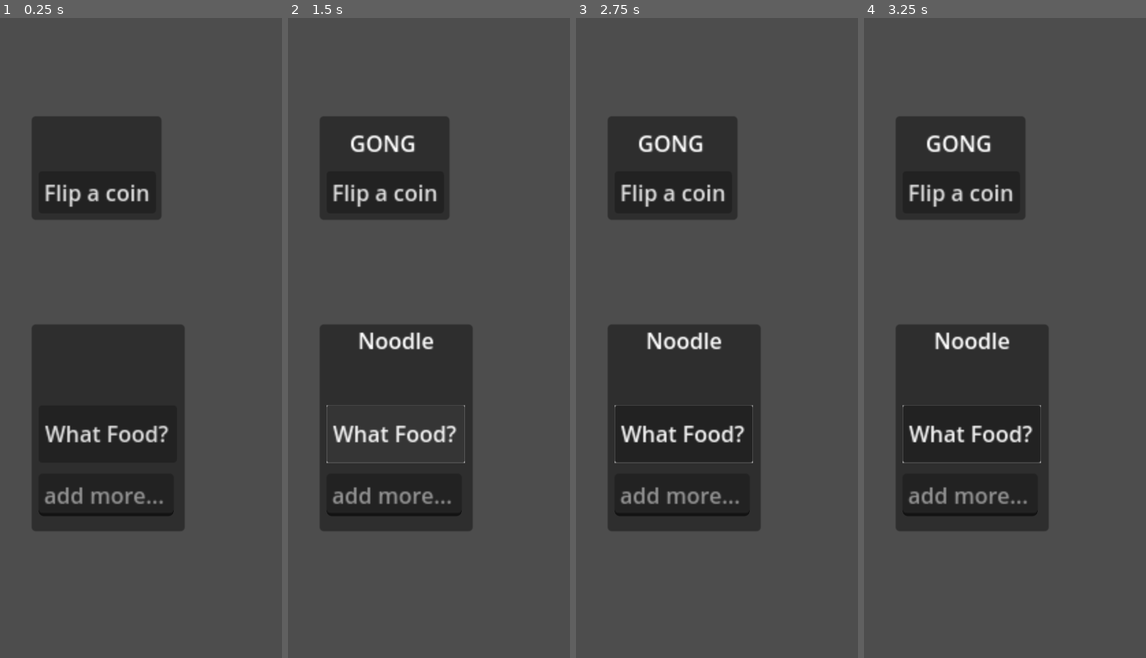
Above: before the commit, frames 1-4 (left to right).
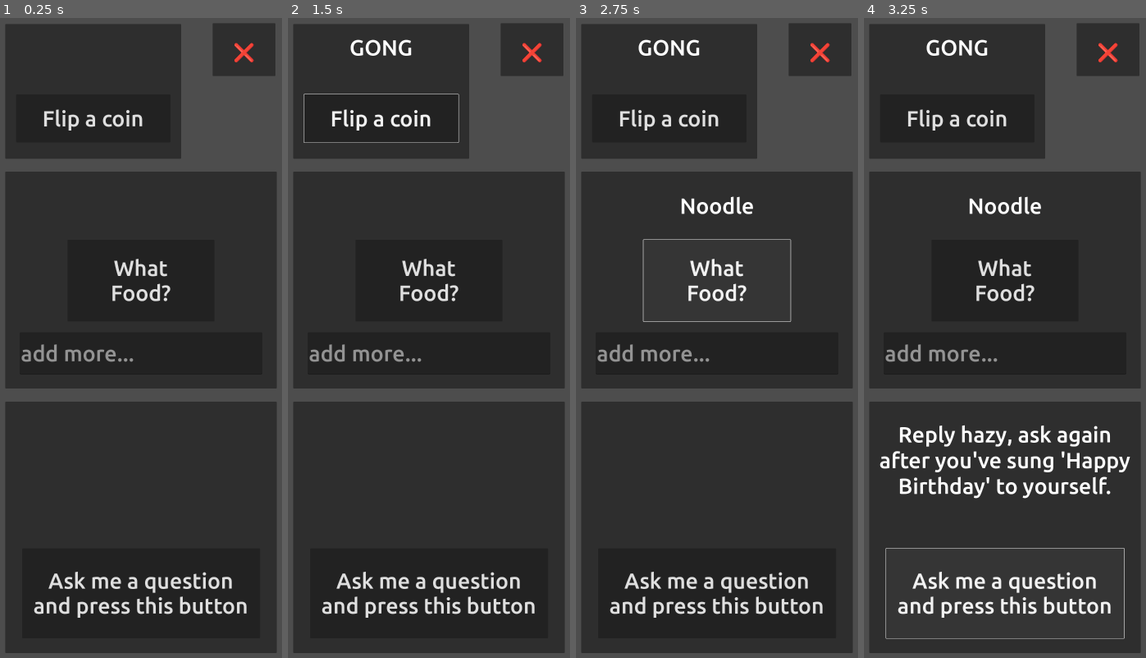
Above: after the commit, the same moments.

Repository: edorain/Food-Chooser
Game: Godot game, scene res://home.tscn
Two runs of this game, one before a commit and one after it. Both use one fixed random seed, a clock stepped at 60 frames per second and the inputs below.
Inputs (mouse positions are in pixels of both pictures, inside the frame that each line leads up to):
- Up to frame 1 (0.25 s): no input
- Up to frame 2 (1.5 s): click "Flip a coin" at 0.5 s; click (395, 434) at 1.25 s, where only the run before the commit has a clickable "What Food?"
- Up to frame 3 (2.75 s): click (717, 280) at 2 s, where only the run after the commit has a clickable "What Food?"
- Up to frame 4 (3.25 s): click (1005, 594) at 2.75 s, where only the run after the commit has a clickable "Ask me a question and press t…"

The runs differ from the first frame. In frame 1, 66% of the frame differs, in the area x 2-98%, y 0-100%; in frame 2, 67%; in frame 3, 61%; in frame 4, 58%.

Commit message:
It's the working prototype!

Diff:
--- /dev/null
+++ b/ButtonStyles/DangerButton.tres
@@ -0,0 +1,15 @@
+[gd_resource type="StyleBoxFlat" format=3 uid="uid://ycfn38tonoas"]
+
+[resource]
+bg_color = Color(0.313726, 0, 0, 1)
+border_width_left = 8
+border_width_top = 8
+border_width_right = 8
+border_width_bottom = 8
+border_color = Color(0.0745098, 0, 0, 1)
+corner_radius_top_left = 48
+corner_radius_top_right = 48
+corner_radius_bottom_right = 48
+corner_radius_bottom_left = 48
+shadow_size = 15
+shadow_offset = Vector2(8, 8)
--- /dev/null
+++ b/ButtonStyles/NormalButton.tres
@@ -0,0 +1,15 @@
+[gd_resource type="StyleBoxFlat" format=3 uid="uid://h475y4t8uv5p"]
+
+[resource]
+bg_color = Color(0.431373, 0.32549, 0.109804, 1)
+border_width_left = 8
+border_width_top = 8
+border_width_right = 8
+border_width_bottom = 8
+border_color = Color(0.960784, 0.776471, 0.192157, 1)
+corner_radius_top_left = 70
+corner_radius_top_right = 70
+corner_radius_bottom_right = 70
+corner_radius_bottom_left = 70
+shadow_size = 15
+shadow_offset = Vector2(8, 8)
--- /dev/null
+++ b/ButtonStyles/NormalButtonHover.tres
@@ -0,0 +1,15 @@
+[gd_resource type="StyleBoxFlat" format=3 uid="uid://05gqjt8w8k3n"]
+
+[resource]
+bg_color = Color(0.6, 0.458824, 0.172549, 1)
+border_width_left = 8
+border_width_top = 8
+border_width_right = 8
+border_width_bottom = 8
+border_color = Color(1, 1, 1, 1)
+corner_radius_top_left = 70
+corner_radius_top_right = 70
+corner_radius_bottom_right = 70
+corner_radius_bottom_left = 70
+shadow_size = 15
+shadow_offset = Vector2(8, 8)
--- a/CoinFlipper.gd
+++ b/CoinFlipper.gd
@@ -1,11 +1,43 @@
 extends Control
 
 # Setting the buttons type
-enum button_types {CoinFlipper,RandomFood}
+enum button_types {CoinFlipper,RandomFood,Magic8Ball}
 @export var button_function = button_types.CoinFlipper
 
 enum sides {GONG,HUA}
 var food_types = ["Noodle","Rice","Bread"]
+var wisdom_by_magic = [
+	"Outlook hazy, try again after you've had your morning coffee.",
+	"Sorry, I can't answer that until you finish your broccoli.",
+	"Signs point to yes, but only if you dance like a chicken for 10 seconds.",
+	"Don't count on it, unless you can make a convincing argument in rhyming couplets.",
+	"My sources say no, but my gut says maybe if you give me a cookie.",
+	"Reply hazy, ask again after you've done 20 jumping jacks.",
+	"As I see it, yes, but only if you wear a clown nose for the rest of the day.",
+	"Cannot predict now, unless you answer this riddle: what has four legs in the morning, two legs in the afternoon, and three legs in the evening?",
+	"Outlook not so good, unless you do a silly dance and make everyone around you laugh.",
+	"My reply is no, but if you tell me a funny joke, I might change my mind.",
+	"Signs point to yes, but only if you speak in a British accent for the next hour.",
+	"Don't count on it, unless you can successfully balance a spoon on your nose.",
+	"My sources say no, but if you do a cartwheel right now, they might change their minds.",
+	"Reply hazy, ask again after you've worn your underwear on your head for 10 minutes.",
+	"As I see it, yes, but only if you sing 'I Will Survive' at the top of your lungs.",
+	"Cannot predict now, unless you do a handstand and hold it for 10 seconds.",
+	"Outlook not so good, unless you tell me a funny story about a talking unicorn.",
+	"My reply is no, but if you give me a high-five, I might reconsider.",
+	"Signs point to yes, but only if you do the hokey-pokey and turn yourself around.",
+	"Don't count on it, unless you can juggle three oranges while standing on one foot.",
+	"My sources say no, but if you do a victory dance, they might change their minds.",
+	"Reply hazy, ask again after you've whispered 'Abracadabra' three times.",
+	"As I see it, yes, but only if you do a silly walk for the next 5 minutes.",
+	"Cannot predict now, unless you recite the alphabet backwards.",
+	"Outlook not so good, unless you make a funny face and hold it for 10 seconds.",
+	"My reply is no, but if you give me a hug, I might change my mind.",
+	"Signs point to yes, but only if you say 'please' in a funny voice.",
+	"Don't count on it, unless you can name all seven dwarfs from Snow White.",
+	"My sources say no, but if you do a jumping jack every time I say 'magic,' they might change their minds.",
+	"Reply hazy, ask again after you've sung 'Happy Birthday' to yourself."
+]
 
 # Called when the node enters the scene tree for the first time.
 func _ready():
@@ -25,6 +57,8 @@
 		_displaythetext(flipped)
 	elif button_function == button_types.RandomFood :
 		_displaythetext(food_types.pick_random())
+	elif button_function == button_types.Magic8Ball :
+		_displaythetext(wisdom_by_magic.pick_random())
 
 
 func _displaythetext(answer):
@@ -32,4 +66,5 @@
 
 
 func _on_line_edit_text_submitted(new_text):
-	pass # Replace with function body.
+	food_types.append(new_text)
+	$LineEdit.clear()
--- /dev/null
+++ b/Default.tres
@@ -0,0 +1,7 @@
+[gd_resource type="Theme" load_steps=2 format=3 uid="uid://4e5c7u2o0uwr"]
+
+[ext_resource type="FontFile" uid="uid://bprug47lt4oyr" path="res://Font/UBUNTU-M.TTF" id="3_0c53d"]
+
+[resource]
+default_font = ExtResource("3_0c53d")
+default_font_size = 80
--- /dev/null
+++ b/home.gd
@@ -0,0 +1,16 @@
+extends Node
+
+
+# Called when the node enters the scene tree for the first time.
+func _ready():
+	pass # Replace with function body.
+
+
+# Called every frame. 'delta' is the elapsed time since the previous frame.
+func _process(delta):
+	pass
+
+
+func _on_exit_button_pressed():
+	get_tree().get_root().propagate_notification(NOTIFICATION_WM_CLOSE_REQUEST)
+	get_tree().quit() # Replace with function body.
--- a/home.tscn
+++ b/home.tscn
@@ -1,112 +1,194 @@
-[gd_scene load_steps=2 format=3 uid="uid://i5hwbya1riqb"]
+[gd_scene load_steps=4 format=3 uid="uid://i5hwbya1riqb"]
 
+[ext_resource type="Script" path="res://home.gd" id="1_67awj"]
+[ext_resource type="Theme" uid="uid://4e5c7u2o0uwr" path="res://Default.tres" id="1_oby1v"]
 [ext_resource type="Script" path="res://CoinFlipper.gd" id="1_vpwvm"]
 
 [node name="Home" type="Node"]
+script = ExtResource("1_67awj")
 
 [node name="Zone_1" type="Control" parent="."]
 layout_mode = 3
-anchor_right = 0.648
-anchor_bottom = 0.387
-offset_right = -559.84
-offset_bottom = -742.8
-scale = Vector2(5, 5)
+anchors_preset = 0
+offset_right = 1080.0
+offset_bottom = 535.0
 size_flags_horizontal = 2
 size_flags_vertical = 2
-metadata/_edit_use_anchors_ = true
+theme = ExtResource("1_oby1v")
+metadata/_edit_group_ = true
 
 [node name="CoinFlipper" type="Panel" parent="Zone_1"]
 layout_mode = 1
 anchors_preset = -1
-anchor_left = 0.2
-anchor_top = 0.411
-anchor_right = 0.879
-anchor_bottom = 0.818
-offset_top = 0.0459976
-offset_right = -0.0600128
-offset_bottom = -0.052002
+anchor_left = 0.0398148
+anchor_top = 0.0804829
+anchor_right = 0.636111
+anchor_bottom = 1.0
 grow_horizontal = 2
+grow_vertical = 2
 script = ExtResource("1_vpwvm")
+metadata/_edit_use_anchors_ = true
 
 [node name="Label" type="Label" parent="Zone_1/CoinFlipper"]
 layout_mode = 1
 anchors_preset = -1
-anchor_top = 0.101
+anchor_top = 0.0805574
 anchor_right = 1.0
-anchor_bottom = 0.491
+anchor_bottom = 0.470557
 offset_top = -0.0370007
 offset_bottom = 0.0329971
 horizontal_alignment = 1
+metadata/_edit_use_anchors_ = true
 
 [node name="Button" type="Button" parent="Zone_1/CoinFlipper"]
-clip_contents = true
 layout_mode = 1
 anchors_preset = -1
-anchor_left = 0.055
-anchor_top = 0.523
-anchor_right = 0.961
-anchor_bottom = 0.879
+anchor_left = 0.0616153
+anchor_top = 0.523141
+anchor_right = 0.938408
+anchor_bottom = 0.879221
 offset_left = 0.0249996
 offset_top = -0.000999451
 offset_right = -0.0450058
 offset_bottom = 0.0269928
 text = "Flip a coin"
+metadata/_edit_use_anchors_ = true
 
 [node name="Zone_2" type="Control" parent="."]
 layout_mode = 3
-anchor_top = 0.42
-anchor_bottom = 0.42
-offset_top = -248.0
-offset_right = 140.0
-offset_bottom = -63.0
-scale = Vector2(5, 5)
+anchors_preset = 0
+offset_top = 582.0
+offset_right = 1080.0
+offset_bottom = 1374.0
 size_flags_horizontal = 0
 size_flags_vertical = 0
+theme = ExtResource("1_oby1v")
+metadata/_edit_group_ = true
 
 [node name="RandomFood" type="Panel" parent="Zone_2"]
 layout_mode = 1
 anchors_preset = -1
-anchor_left = 0.2
-anchor_top = 0.411
-anchor_right = 0.2
-anchor_bottom = 0.411
-offset_top = -0.0350037
-offset_right = 112.0
-offset_bottom = 150.965
+anchor_left = 0.0401111
+anchor_right = 0.959889
+anchor_bottom = 1.0
+offset_left = -0.32
+offset_right = 0.319946
 grow_horizontal = 2
+theme = ExtResource("1_oby1v")
 script = ExtResource("1_vpwvm")
 button_function = 1
+metadata/_edit_use_anchors_ = true
 
 [node name="Label" type="Label" parent="Zone_2/RandomFood"]
 layout_mode = 1
 anchors_preset = -1
 anchor_right = 1.0
-anchor_bottom = 0.392
-offset_top = 1.04904e-05
-offset_bottom = -0.231987
+anchor_bottom = 0.314
+offset_bottom = 0.347992
+theme = ExtResource("1_oby1v")
 horizontal_alignment = 1
+vertical_alignment = 1
 
 [node name="Button" type="Button" parent="Zone_2/RandomFood"]
-clip_contents = true
 layout_mode = 1
 anchors_preset = -1
-anchor_top = 0.392
-anchor_right = 1.0
-anchor_bottom = 0.392
+anchor_left = 0.224183
+anchor_top = 0.314691
+anchor_right = 0.776033
+anchor_bottom = 0.315
 offset_left = 5.2
 offset_top = 0.00799561
 offset_right = -5.398
-offset_bottom = 42.044
-text = "What Food?"
+offset_bottom = 297.665
+theme = ExtResource("1_oby1v")
+text = "What
+Food?"
+metadata/_edit_use_anchors_ = true
 
 [node name="LineEdit" type="LineEdit" parent="Zone_2/RandomFood"]
-layout_mode = 0
-offset_left = 5.2
-offset_top = 109.0
-offset_right = 104.2
-offset_bottom = 140.0
+layout_mode = 1
+anchors_preset = -1
+anchor_left = 0.0533769
+anchor_top = 0.741991
+anchor_right = 0.946623
+anchor_bottom = 0.741991
+offset_top = -0.343018
+offset_bottom = 152.657
+theme = ExtResource("1_oby1v")
 placeholder_text = "add more..."
+metadata/_edit_use_anchors_ = true
+
+[node name="Zone_3" type="Control" parent="."]
+layout_mode = 3
+anchors_preset = 0
+offset_top = 1422.0
+offset_right = 1080.0
+offset_bottom = 2068.0
+size_flags_horizontal = 2
+size_flags_vertical = 2
+theme = ExtResource("1_oby1v")
+
+[node name="Magic8Ball" type="Panel" parent="Zone_3"]
+layout_mode = 1
+anchors_preset = -1
+anchor_left = 0.0398148
+anchor_right = 0.960185
+anchor_bottom = 1.42105
+grow_horizontal = 2
+grow_vertical = 2
+script = ExtResource("1_vpwvm")
+button_function = 2
+metadata/_edit_use_anchors_ = true
+
+[node name="Label" type="Label" parent="Zone_3/Magic8Ball"]
+layout_mode = 1
+anchors_preset = -1
+anchor_left = 0.028169
+anchor_top = 0.0806503
+anchor_right = 0.971831
+anchor_bottom = 0.470552
+offset_top = -0.0370007
+offset_bottom = 0.0329971
+theme_type_variation = &"HeaderSmall"
+horizontal_alignment = 1
+autowrap_mode = 3
+metadata/_edit_use_anchors_ = true
+
+[node name="Button" type="Button" parent="Zone_3/Magic8Ball"]
+layout_mode = 1
+anchors_preset = -1
+anchor_left = 0.0620139
+anchor_top = 0.583994
+anchor_right = 0.938005
+anchor_bottom = 0.940951
+offset_left = 0.0249996
+offset_top = -0.000999451
+offset_right = -0.0450058
+offset_bottom = 0.0269928
+text = "Ask me a question
+and press this button"
+metadata/_edit_use_anchors_ = true
+
+[node name="ExitButton" type="Button" parent="."]
+offset_left = 802.0
+offset_top = 40.0
+offset_right = 1032.0
+offset_bottom = 233.0
+theme = ExtResource("1_oby1v")
+
+[node name="Label" type="Label" parent="ExitButton"]
+layout_mode = 1
+anchors_preset = -1
+anchor_right = 1.0
+anchor_bottom = 1.001
+offset_top = 24.0
+offset_bottom = -0.193008
+text = "❌"
+horizontal_alignment = 1
+vertical_alignment = 1
 
 [connection signal="pressed" from="Zone_1/CoinFlipper/Button" to="Zone_1/CoinFlipper" method="_on_button_pressed"]
 [connection signal="pressed" from="Zone_2/RandomFood/Button" to="Zone_2/RandomFood" method="_on_button_pressed"]
 [connection signal="text_submitted" from="Zone_2/RandomFood/LineEdit" to="Zone_2/RandomFood" method="_on_line_edit_text_submitted"]
+[connection signal="pressed" from="Zone_3/Magic8Ball/Button" to="Zone_3/Magic8Ball" method="_on_button_pressed"]
+[connection signal="pressed" from="ExitButton" to="." method="_on_exit_button_pressed"]
--- a/project.godot
+++ b/project.godot
@@ -26,3 +26,4 @@
 
 renderer/rendering_method="gl_compatibility"
 renderer/rendering_method.mobile="gl_compatibility"
+textures/vram_compression/import_etc2_astc=true
Binary file added: Font/UBUNTU-B.TTF
Not shown, added: Font/UBUNTU-B.TTF.import
Binary file added: Font/UBUNTU-BI.TTF
Not shown, added: Font/UBUNTU-BI.TTF.import
Binary file added: Font/UBUNTU-C.TTF
Not shown, added: Font/UBUNTU-C.TTF.import
Binary file added: Font/UBUNTU-L.TTF
Not shown, added: Font/UBUNTU-L.TTF.import
Binary file added: Font/UBUNTU-LI.TTF
Not shown, added: Font/UBUNTU-LI.TTF.import
Binary file added: Font/UBUNTU-M.TTF
Not shown, added: Font/UBUNTU-M.TTF.import
(and 11 more such lines)
